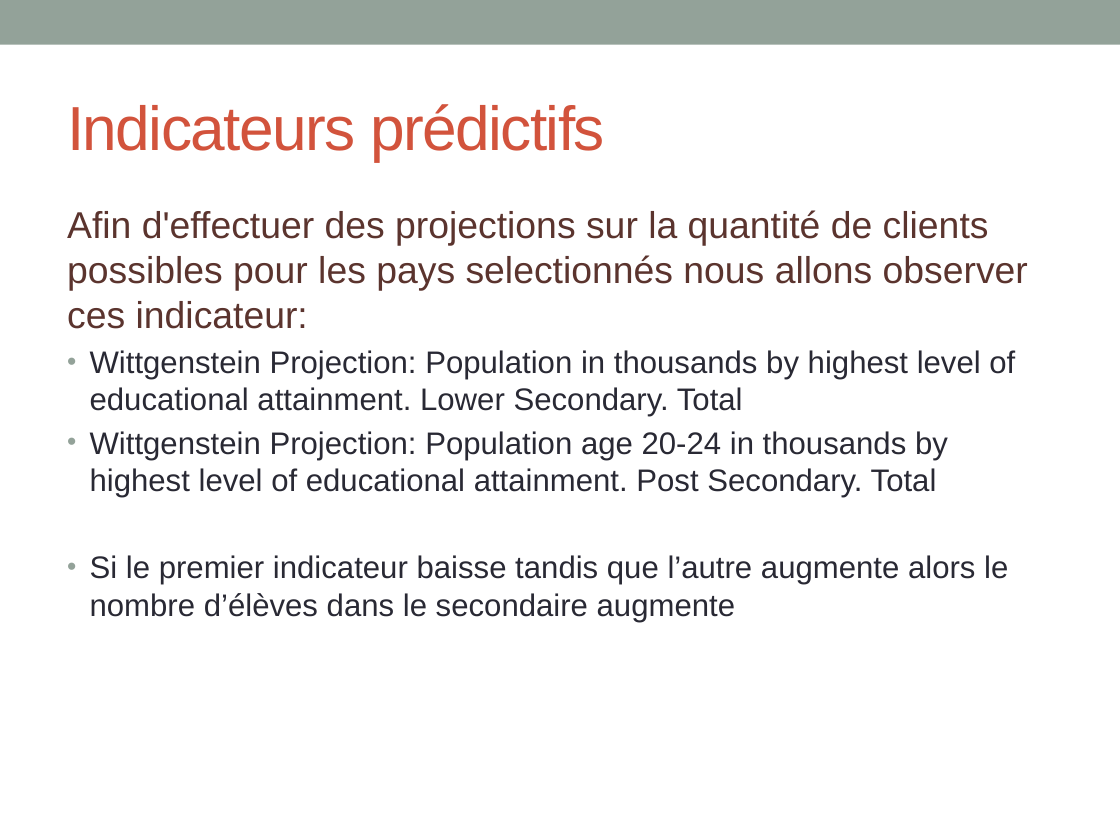
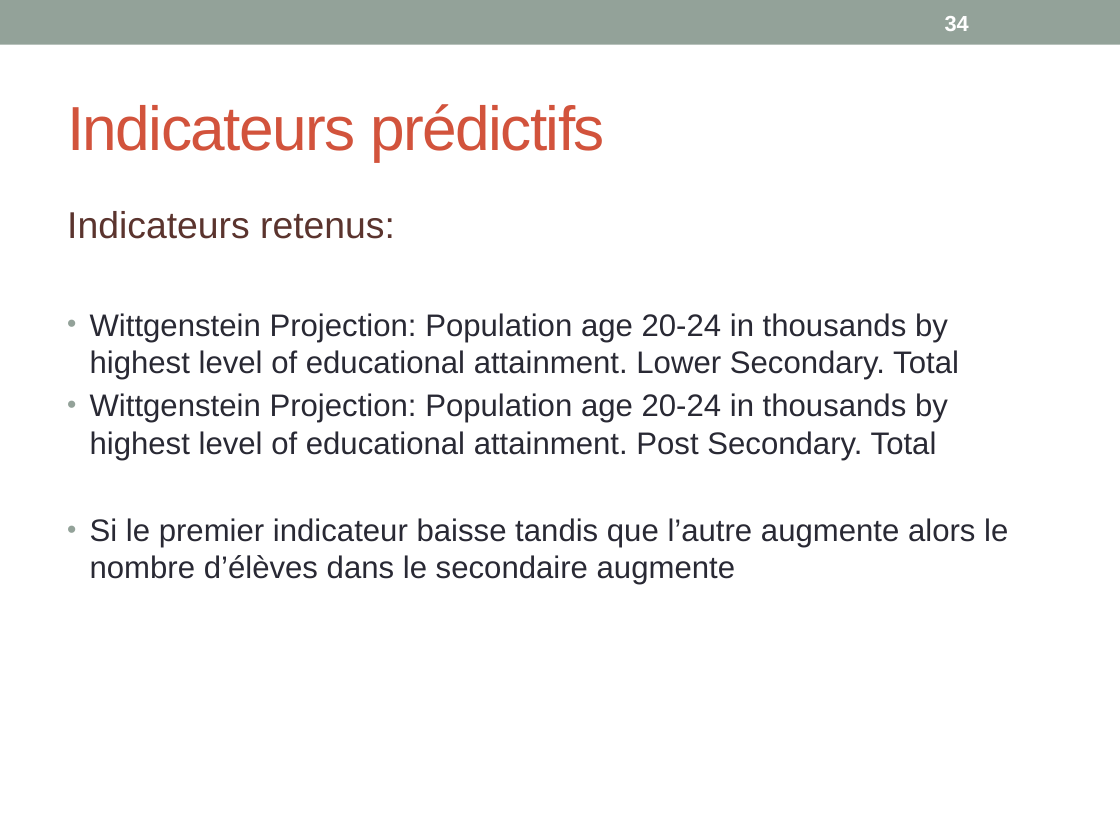
Before and after one commit to khub41/OC_P02, a slide deck: slide 34 of Presentation_P02.pptx (slide 33 before the commit). Drawn at 1120x840 pixels with LibreOffice and Linux fonts; fonts in the diff are those of the drawing. Boxes give left, top, right and bottom in pixels: in the first picture for what was removed or moved away, otherwise in the second. Text is boxed around its words. In the diff, an @@ line names an element or a change of style, - is before the commit and + after.

```diff
--- a/Presentation_P02.pptx
+++ b/Presentation_P02.pptx
@@ page number added at [945,16,969,31], 14 pt, text #FFFFFF, bold @@
+34
@@ text at [67,211,959,379]: text changed; size 24 to 20 pt; text colour #5B352E to #292934 @@
-Afin d'effectuer des projections sur la quantité de clients possibles pour les pays selectionnés nous allons observer ces indicateur:
-• Wittgenstein Projection: Population in thousands by highest level of educational attainment. Lower Secondary. Total
+Indicateurs retenus:
+• Wittgenstein Projection: Population age 20-24 in thousands by highest level of educational attainment. Lower Secondary. Total
```
Also in this commit, not shown: 38 other slides changed, 2 slides added, 1 other file.
